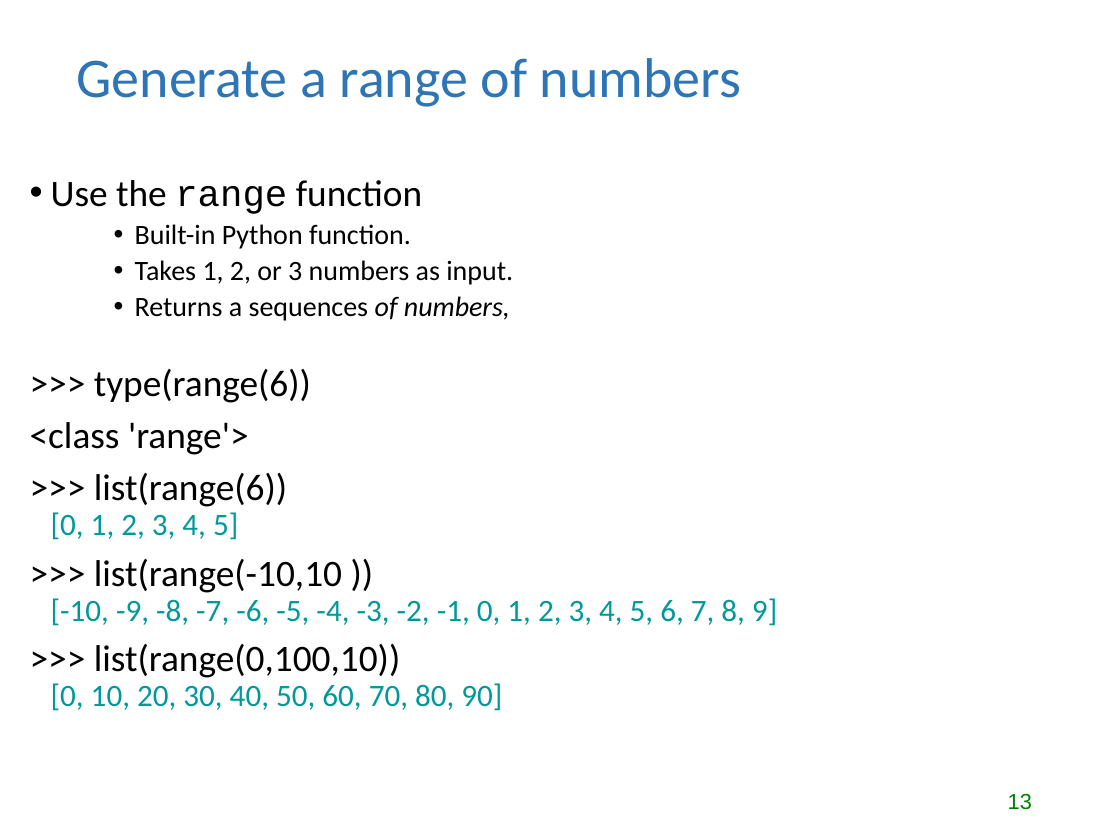
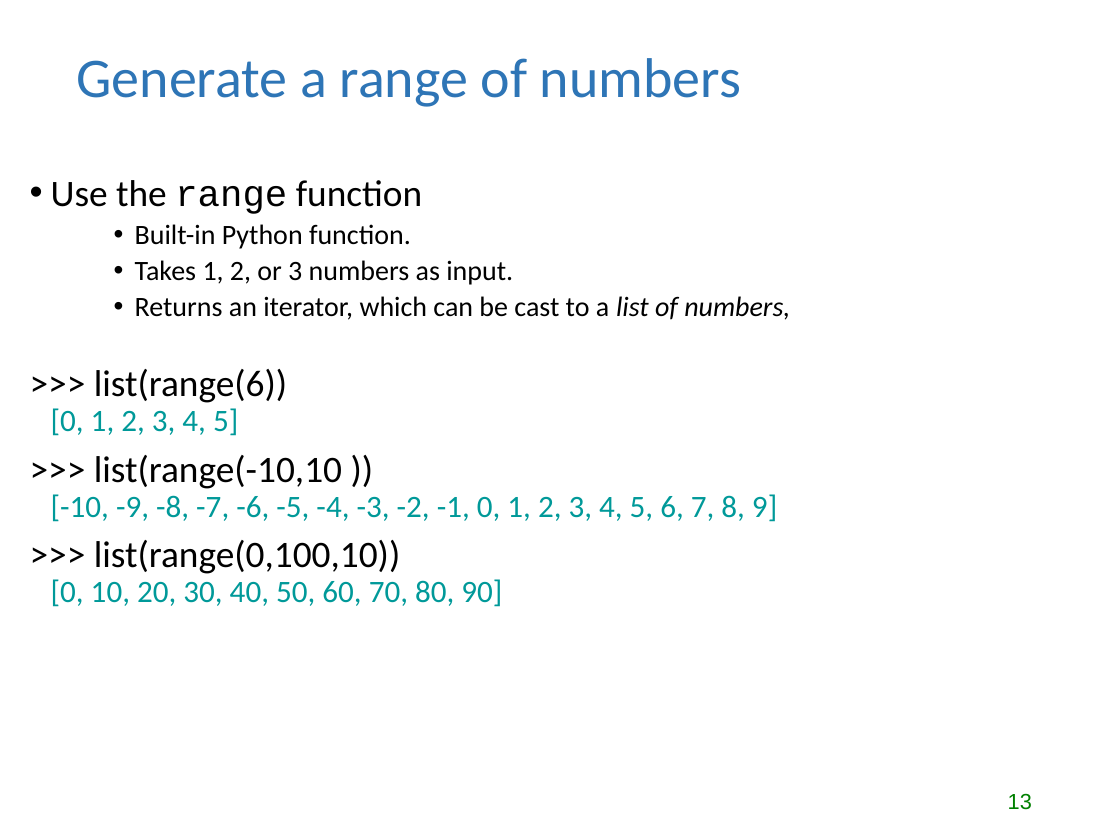
Before and after one commit to lgtateos/gis540, a slide deck: slide 13 of slides/looping.ppt. Drawn at 1120x840 pixels with LibreOffice and Linux fonts; fonts in the diff are those of the drawing. Boxes give left, top, right and bottom in pixels: in the first picture for what was removed or moved away, otherwise in the second. Text is boxed around its words. In the diff, an @@ line names an element or a change of style, - is before the commit and + after.

```diff
--- a/slides/looping.ppt
+++ b/slides/looping.ppt
@@ text at box(135, 296, 790, 320): text changed; size 24 to 18 pt @@
-    • Returns a sequences of numbers,
->>> type(range(6))
-<class 'range'>
+    • Returns an iterator, which can be cast to a list of numbers,
```
Also in this commit, not shown: 9 other slides changed, 7 slides added.
